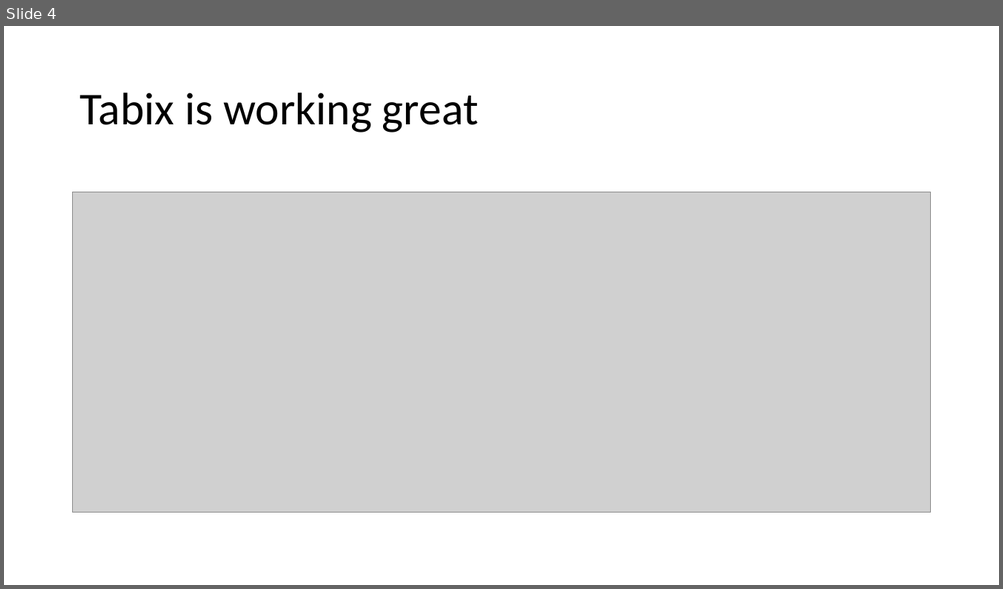
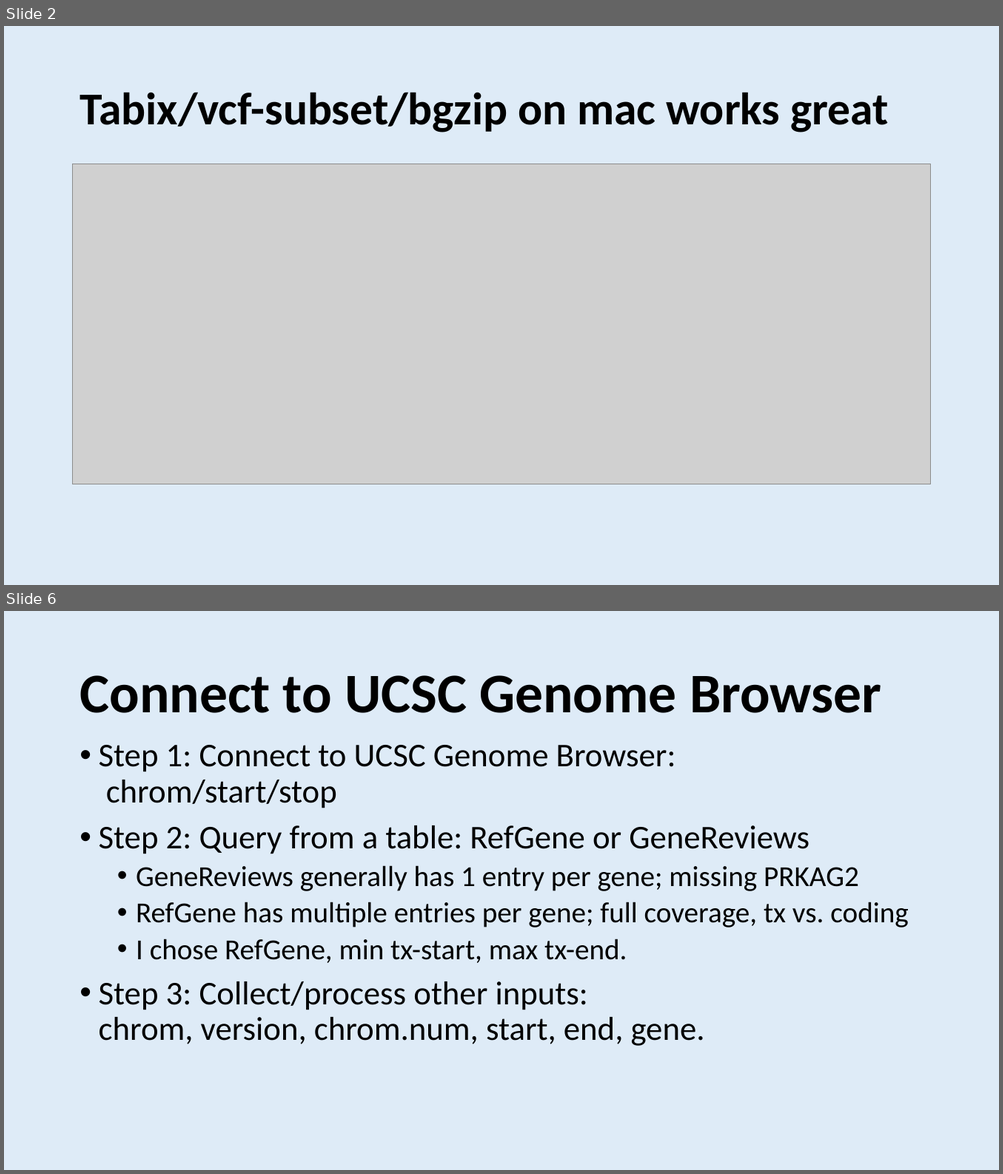
Before and after one commit to dfan/HST-2016, a slide deck: week_5/Presentation_week_5.pptx. Shown one above the other, each under a label of ours: slide 4 before the commit, slides 2 and 6 after it; the slides between them are not shown. The pictures are 1003x589 and 1003x1174 pixels, drawn with LibreOffice and Linux fonts; fonts in the diff are those of the drawing; grey boxes stand for pictures. Boxes give left, top, right and bottom in pixels: in the first picture for what was removed or moved away, otherwise in the second. Text is boxed around its words. In the diff, an @@ line names an element or a change of style, - is before the commit and + after.

```diff
--- a/week_5/Presentation_week_5.pptx
+++ b/week_5/Presentation_week_5.pptx
@@ slide 6 added at (4,611,999,1170), background #DEEBF7 @@
@@ title added at (79,675,882,713), 54 pt, text #000000, bold @@
+Connect to UCSC Genome Browser
@@ text added at (99,745,908,1046), 32 pt, text #000000 @@
+• Step 1: Connect to UCSC Genome Browser:
+  chrom/start/stop
+• Step 2: Query from a table: RefGene or GeneReviews
+  • GeneReviews generally has 1 entry per gene; missing PRKAG2
+  • RefGene has multiple entries per gene; full coverage, tx vs. coding
+  • I chose RefGene, min tx-start, max tx-end.
+• Step 3: Collect/process other inputs:
+  chrom, version, chrom.num, start, end, gene.
@@ what was slide 4 is now slide 2 @@
@@ slide 2 changed as well @@
@@ background #FFFFFF to #DEEBF7 @@
@@ title at (79,92,888,133): text changed; bold on @@
-Tabix is working great
+Tabix/vcf-subset/bgzip on mac works great
@@ picture: place and size @@
-picture at (73,192,930,513)
+picture at (73,164,930,485)
```
Also in this commit, not shown: 1 other slide changed, 8 other slides added, 3 slides removed, 5 other files.
